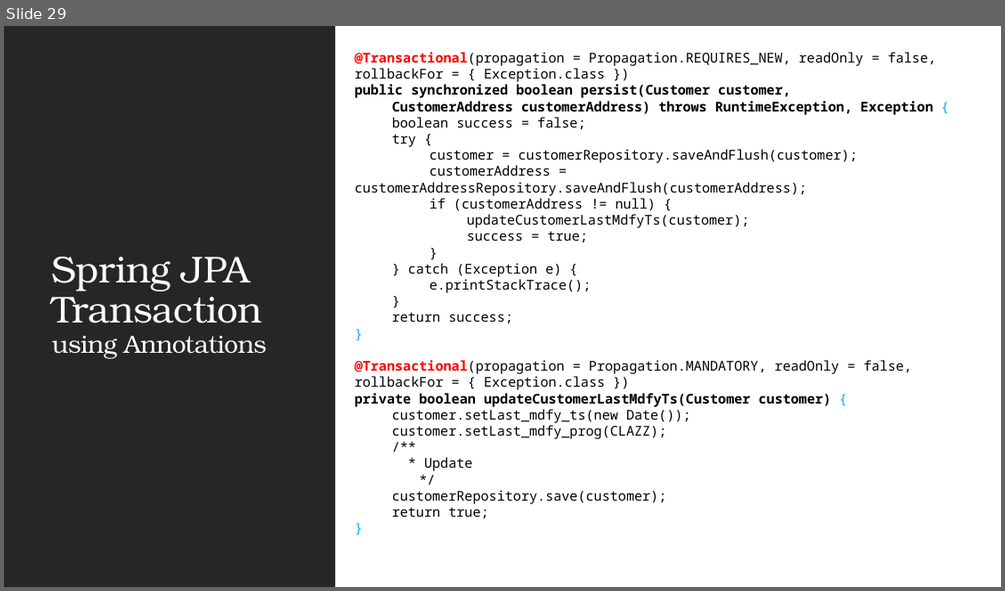
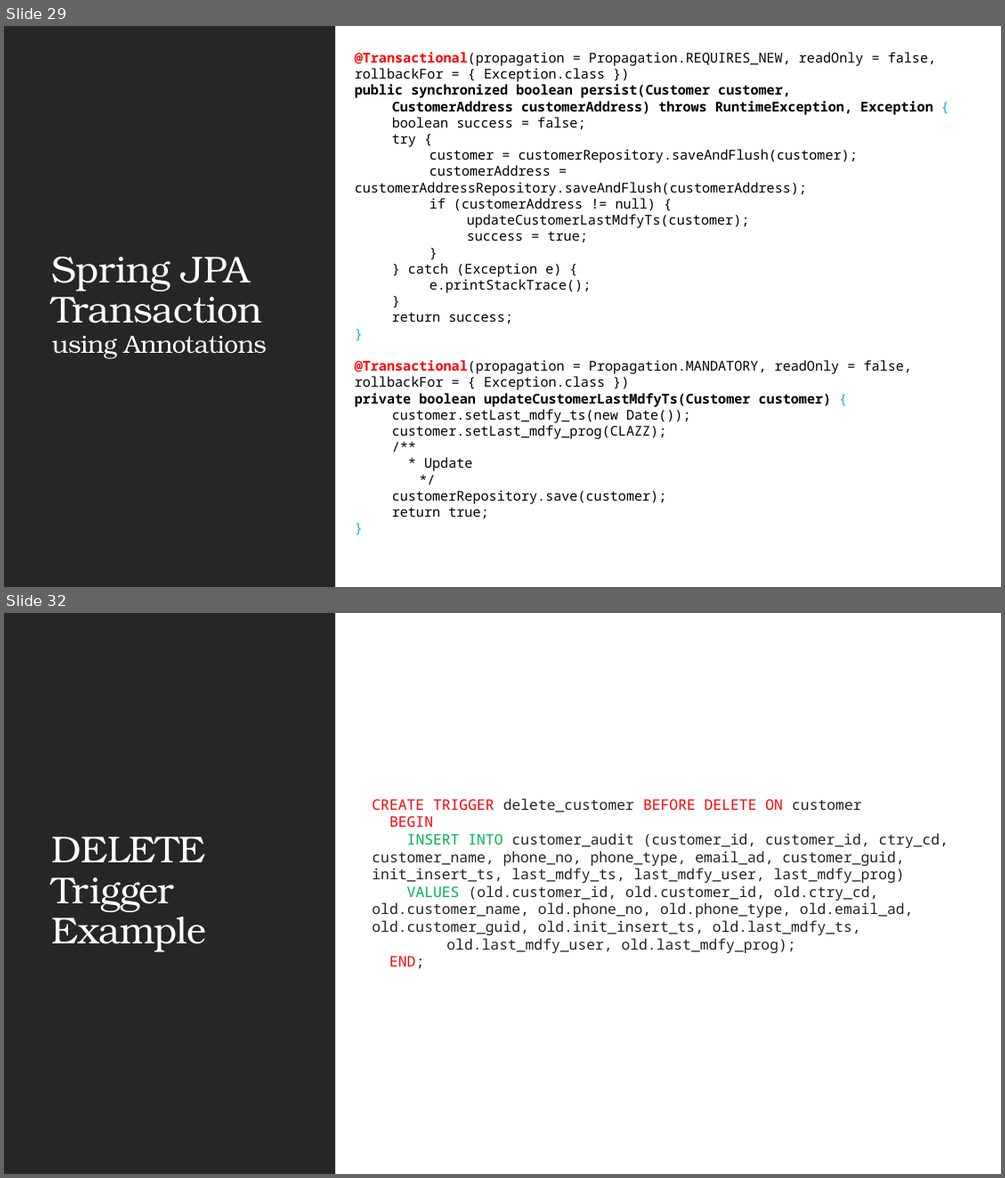
Before and after one commit to JSS-DEVCORE/JdbcExample, a slide deck: docs/JDBC-Insights.pptx. Shown one above the other, each under a label of ours: slide 29 before the commit, slides 29 and 32 after it; the slides between them are not shown. The pictures are 1005x591 and 1005x1178 pixels, drawn with LibreOffice and Linux fonts; fonts in the diff are those of the drawing. Boxes give left, top, right and bottom in pixels: in the first picture for what was removed or moved away, otherwise in the second. Text is boxed around its words. In the diff, an @@ line names an element or a change of style, - is before the commit and + after.

```diff
--- a/docs/JDBC-Insights.pptx
+++ b/docs/JDBC-Insights.pptx
@@ slide 32 added at (4, 613, 1001, 1174), background #FFFFFF; not listed: 1 template element that a slide beside it also shows @@
@@ rectangle added at (4, 613, 335, 1174), fill #262626 @@
@@ rectangle added at (5, 613, 1001, 1174), fill #FFFFFF @@
@@ text added at (372, 798, 948, 969), 14 pt, text #222222 @@
+CREATE TRIGGER delete_customer BEFORE DELETE ON customer
+BEGIN
+INSERT INTO customer_audit (customer_id, customer_id, ctry_cd, customer_name, phone_no, phone_type, email_ad, customer_guid, init_insert_ts, last_mdfy_ts, last_mdfy_user, last_mdfy_prog)
+VALUES (old.customer_id, old.customer_id, old.ctry_cd, old.customer_name, old.phone_no, old.phone_type, old.email_ad, old.customer_guid, old.init_insert_ts, old.last_mdfy_ts,
+old.last_mdfy_user, old.last_mdfy_prog);
+END;
@@ title added at (52, 836, 207, 952), 36 pt, text #FFFFFF @@
+DELETE Trigger Example
```
Also in this commit, not shown: 2 slides changed, 2 other slides added, 6 other files.
